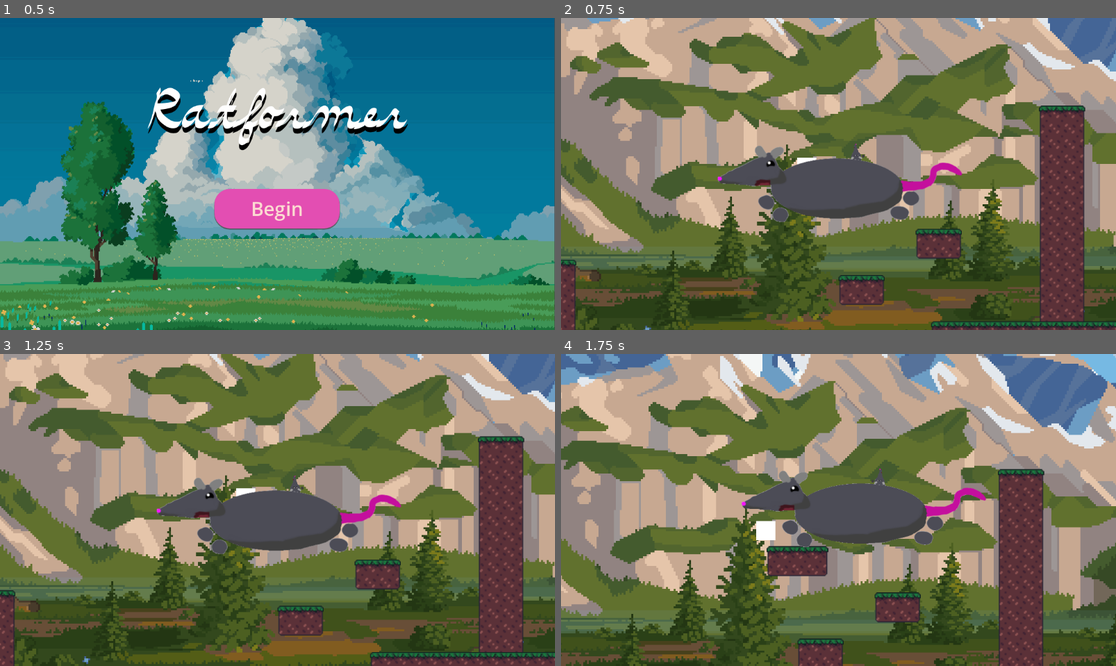
Above: before the commit, frames 1-4 (two rows, left to right).
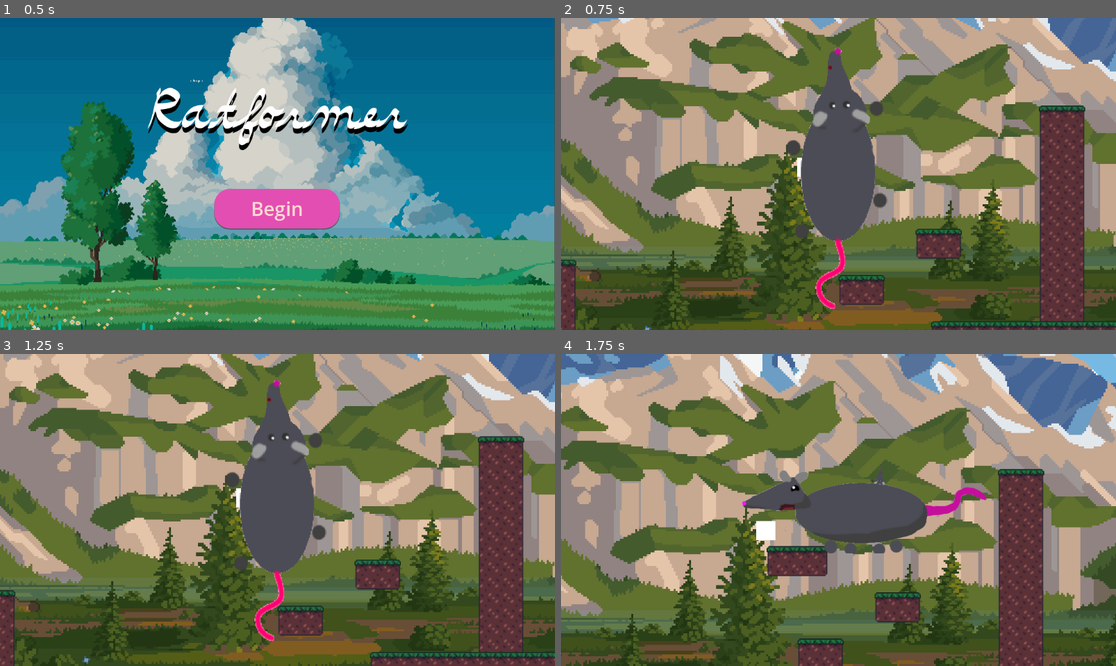
Above: after the commit, the same moments.

Repository: globalkitteh/dusktail-game
Game: Godot game, scene res://Menu.tscn
Same seed, same stepped clock (60 frames per second), same inputs: the game is played once before the commit and once after it.
Inputs:
- Up to frame 1 (0.5 s): no input
- Up to frame 2 (0.75 s): click "Begin" at 0.5 s
- Up to frame 3 (1.25 s): no input
- Up to frame 4 (1.75 s): tap Enter (ui_accept) at 1.25, 1.52 s; hold Right (ui_right) from 1.28 s (still down)

Frame 1 is identical in both runs. In frame 2, 6.7% of the frame differs, in the area x 28-73%, y 9-94%; in frame 3, 6.7%; in frame 4, 1.0%.

Commit message:
i fixed animation

Diff:
--- a/gamesrc/Rat_character.tscn
+++ b/gamesrc/Rat_character.tscn
@@ -58,11 +58,6 @@
 "name": &"climb",
 "speed": 20.0
 }, {
-"frames": [],
-"loop": true,
-"name": &"default",
-"speed": 5.0
-}, {
 "frames": [{
 "duration": 1.0,
 "texture": SubResource("AtlasTexture_n2r5b")
@@ -89,8 +84,8 @@
 
 [node name="AnimatedSprite2D" type="AnimatedSprite2D" parent="."]
 sprite_frames = SubResource("SpriteFrames_44vwu")
-animation = &"walk"
-frame_progress = 0.9906
+animation = &"climb"
+frame_progress = 0.333333
 
 [node name="DefaultCollision" type="CollisionShape2D" parent="."]
 position = Vector2(36, -16)
--- a/gamesrc/rat_character.gd
+++ b/gamesrc/rat_character.gd
@@ -22,13 +22,23 @@
 	var direction := Vector2.ZERO
 	direction.x = Input.get_axis("ui_left", "ui_right")
 	direction.y = Input.get_axis("ui_up", "ui_down")
-	animated_sprite_2d.animation = "climb"
+	animated_sprite_2d.play("climb")
 	if direction: velocity = direction * SPEED /2
 
-	else: velocity = Vector2.ZERO
+	else:
+		velocity = Vector2.ZERO
+		animated_sprite_2d.stop()
 
 func _movement(delta):
-	animated_sprite_2d.animation = "walk"
+	if Input.is_action_pressed("ui_right") :
+		animated_sprite_2d.play("walk")
+		animated_sprite_2d.flip_h = false
+	elif Input.is_action_pressed("left"):
+		animated_sprite_2d.play("walk")
+		animated_sprite_2d.flip_h = true
+	else:
+		animated_sprite_2d.stop()
+
 	if not is_on_floor():
 		velocity += get_gravity() * delta
 
